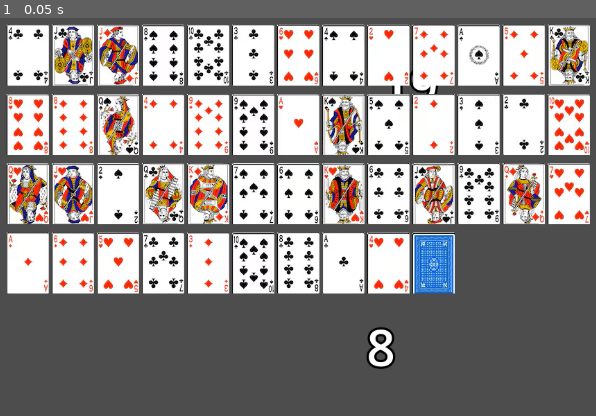
Above: before the commit, frame 1.
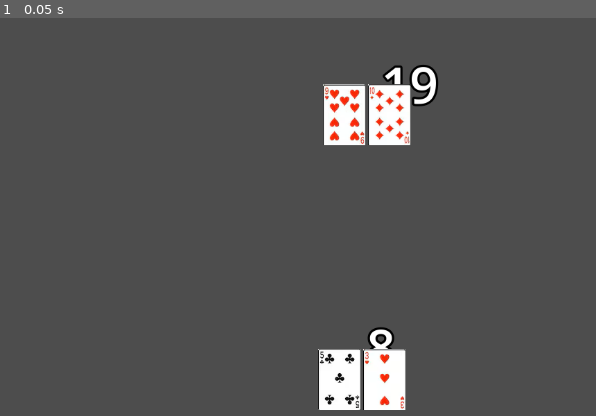
Above: after the commit, the same moment.

Repository: matvan99it/ryu-gambling-gotoku
Game: Godot game, scene res://scene/main.tscn
The game is run twice, just before and just after one commit, with the same random seed, the same clock (stepped at 60 frames per second) and the same inputs.
Inputs:
- Up to frame 1 (0.05 s): no input

The runs differ from the first frame. In frame 1, 54% of the frame differs, in the area x 1-99%, y 1-99%.

Commit message:
Modifiche iniziali funzionanti + TODO

Diff:
--- a/script/main.gd
+++ b/script/main.gd
@@ -23,15 +23,27 @@
 	$dealerTotal.text = str(totale_dealer)
 	$playerTotal.text = str(totale_player)
 
-	show_cards_grid()
+	show_cards("player")
+	show_cards("dealer")
 
-func show_cards_grid():
-	var x = start_position.x
-	var y = start_position.y
+func show_cards(subject: String):
+	var x
+	var y
+	var carte: Array[Card]
+	if subject == "player":
+		x = $playerStartPos.position.x
+		y = $playerStartPos.position.y
+		carte = mano_player
+	if subject == "dealer":
+		x = $dealerStartPos.position.x
+		y = $dealerStartPos.position.y
+		carte = mano_dealer
+
 	var col_count = 0
+	print(carte)
 
 	# ciclo su tutte le carte del mazzo
-	for card_data in deck.carte:
+	for card_data in carte:
 		var node = card_scene.instantiate()
 		node.set_card(card_data, card_spritesheet)
 		node.is_face_up = true
@@ -43,15 +55,9 @@
 		x += spacing_x
 		col_count += 1
 
-		# se finisce la riga, vai a capo
-		if col_count >= cards_per_row:
-			col_count = 0
-			x = start_position.x
-			y += spacing_y
-
-	# aggiungi la carta coperta (retro) alla fine
-	var back_card_node = card_scene.instantiate()
-	back_card_node.set_card(deck.carte[0], card_spritesheet) # placeholder valido
-	back_card_node.is_face_up = false
-	back_card_node.position = Vector2(x, y)
-	add_child(back_card_node)
+	# # aggiungi la carta coperta (retro) alla fine
+	# var back_card_node = card_scene.instantiate()
+	# back_card_node.set_card(deck.carte[0], card_spritesheet) # placeholder valido
+	# back_card_node.is_face_up = false
+	# back_card_node.position = Vector2(x, y)
+	# add_child(back_card_node)
Not shown, added: blackjack.txt
Not shown, changed: README.md
